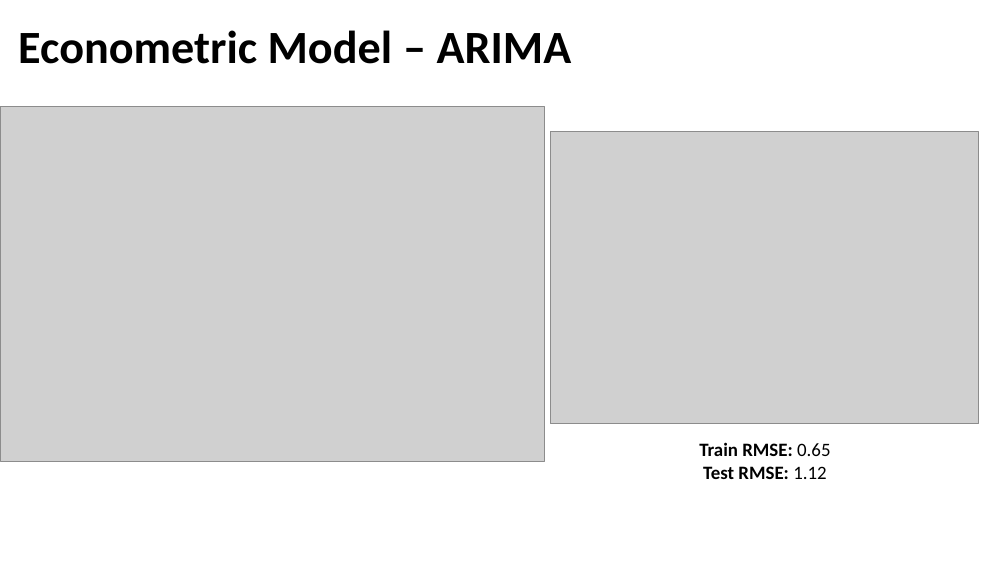
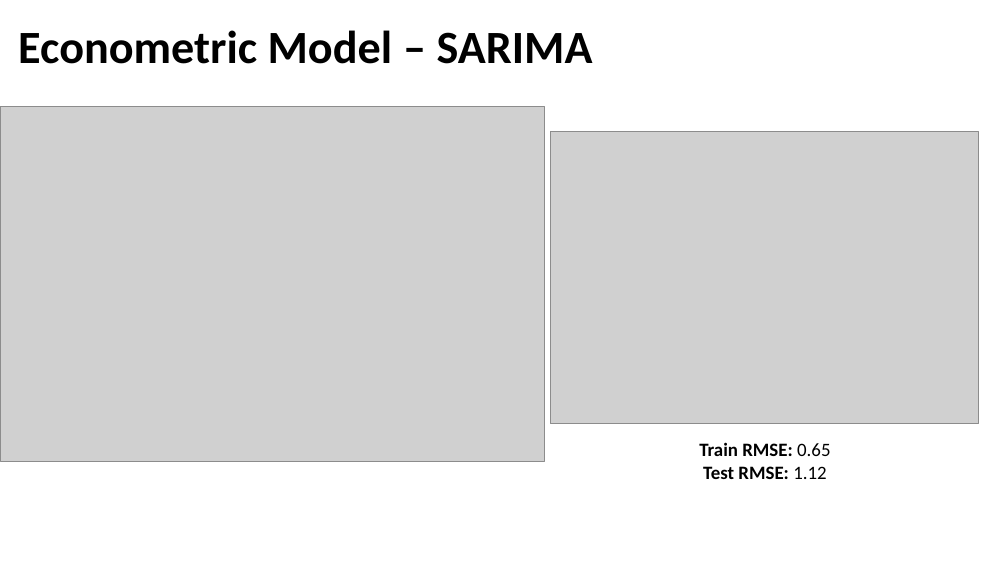
Before and after one commit to jwaliaga/NatGasDemandForcast, a slide deck: slide 6 of Docs/Methodology Presentation.pptx. Drawn at 1008x567 pixels with LibreOffice and Linux fonts; fonts in the diff are those of the drawing; grey boxes stand for pictures. Boxes give left, top, right and bottom in pixels: in the first picture for what was removed or moved away, otherwise in the second. Text is boxed around its words. In the diff, an @@ line names an element or a change of style, - is before the commit and + after.

```diff
--- a/Docs/Methodology Presentation.pptx
+++ b/Docs/Methodology Presentation.pptx
@@ title at (18, 30, 593, 64): text changed @@
-Econometric Model – ARIMA
+Econometric Model – SARIMA
```
Also in this commit, not shown: 1 other slide changed, 1 other file.
